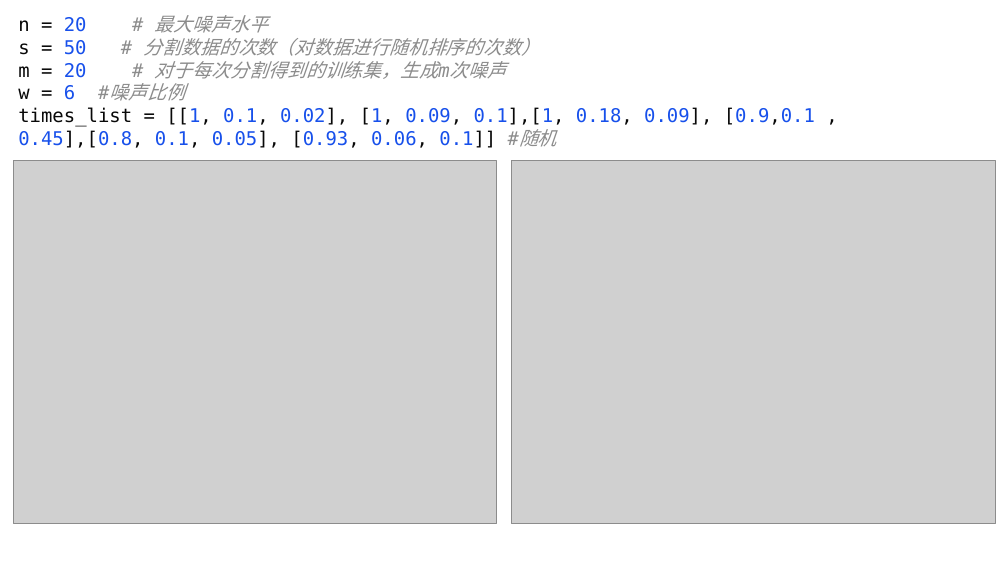
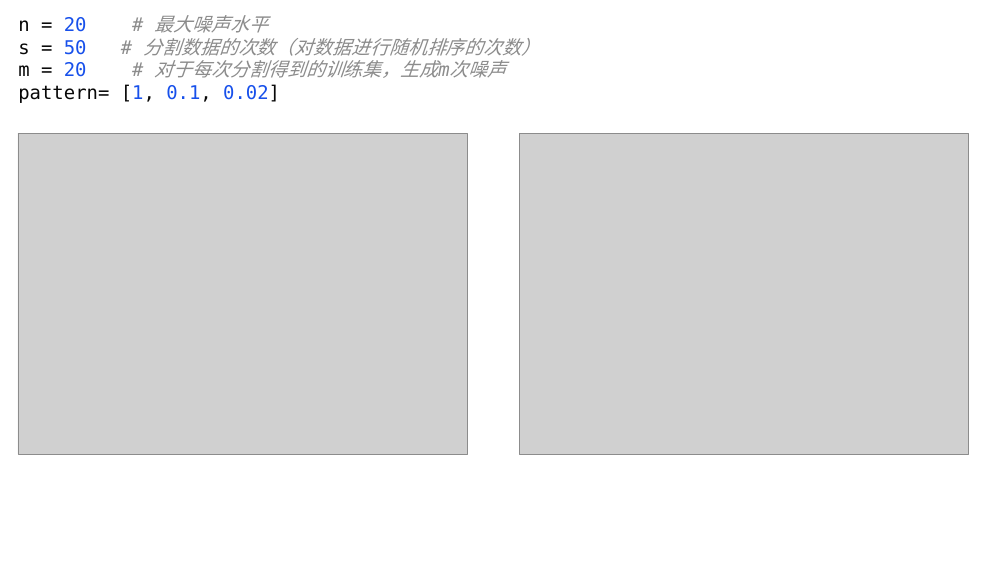
Before and after one commit to lucking666/sys, a slide deck: slide 1 of sycode/国庆后的修改图片/国庆之后的修改结构.pptx (slide 4 before the commit). Drawn at 1008x567 pixels with LibreOffice and Linux fonts; fonts in the diff are those of the drawing; grey boxes stand for pictures. Boxes give left, top, right and bottom in pixels: in the first picture for what was removed or moved away, otherwise in the second. Text is boxed around its words. In the diff, an @@ line names an element or a change of style, - is before the commit and + after.

```diff
--- a/sycode/国庆后的修改图片/国庆之后的修改结构.pptx
+++ b/sycode/国庆后的修改图片/国庆之后的修改结构.pptx
@@ text at [18,15,541,103]: text changed; font DejaVu Sans Mono to Noto Sans CJK SC; text colour #1750EB to #8C8C8C; italic on @@
-n = 20 # 最大噪声水平
-s = 50 # 分割数据的次数（对数据进行随机排序的次数）
-m = 20 # 对于每次分割得到的训练集，生成m次噪声
-w = 6 #噪声比例
-times_list = [[1, 0.1, 0.02], [1, 0.09, 0.1],[1, 0.18, 0.09], [0.9,0.1 , 0.45],[0.8, 0.1, 0.05], [0.93, 0.06, 0.1]] #随机
+n = 20 # 最大噪声水平
+s = 50 # 分割数据的次数（对数据进行随机排序的次数）
+m = 20 # 对于每次分割得到的训练集，生成m次噪声
+pattern= [1, 0.1, 0.02]
@@ picture: place and size @@
-picture at [13,161,497,524]
+picture at [18,133,467,454]
@@ picture: place and size @@
-picture at [511,161,995,524]
+picture at [520,133,969,454]
```
Also in this commit, not shown: 2 slides added, 5 slides removed, 20 other files.
